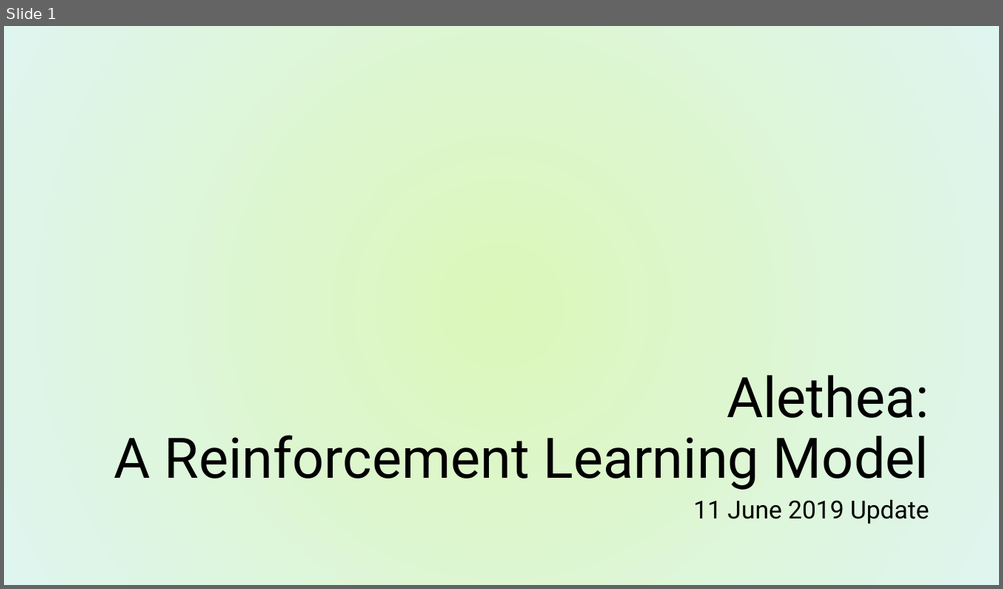
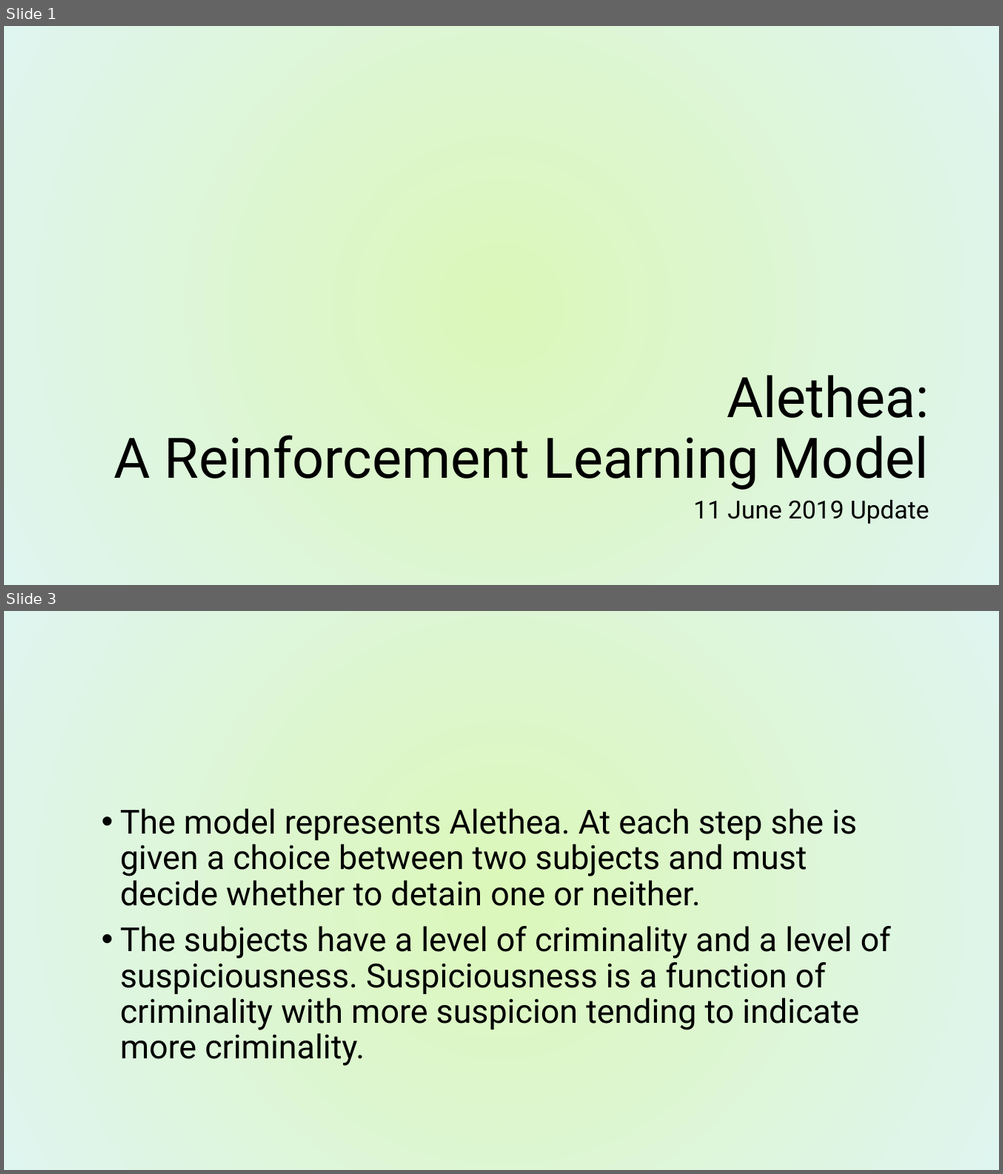
Before and after one commit to Kgatliffe/Alethea, a slide deck: Alethea11June2019.pptx. Shown one above the other, each under a label of ours: slide 1 before the commit, slides 1 and 3 after it; the slides between them are not shown. The pictures are 1003x589 and 1003x1174 pixels, drawn with LibreOffice and Linux fonts; fonts in the diff are those of the drawing; background and template pictures are left out. Boxes give left, top, right and bottom in pixels: in the first picture for what was removed or moved away, otherwise in the second. Text is boxed around its words. In the diff, an @@ line names an element or a change of style, - is before the commit and + after.

```diff
--- a/Alethea11June2019.pptx
+++ b/Alethea11June2019.pptx
@@ slide 3 added at <box>4,611,999,1170</box>, background picture (left out) @@
@@ text added at <box>120,809,891,1066</box>, 32 pt, text #000000 @@
+• The model represents Alethea. At each step she is given a choice between two subjects and must decide whether to detain one or neither.
+• The subjects have a level of criminality and a level of suspiciousness. Suspiciousness is a function of criminality with more suspicion tending to indicate more criminality.
```
Also in this commit, not shown: 6 other slides added, 2 slides removed, 46 other files.
